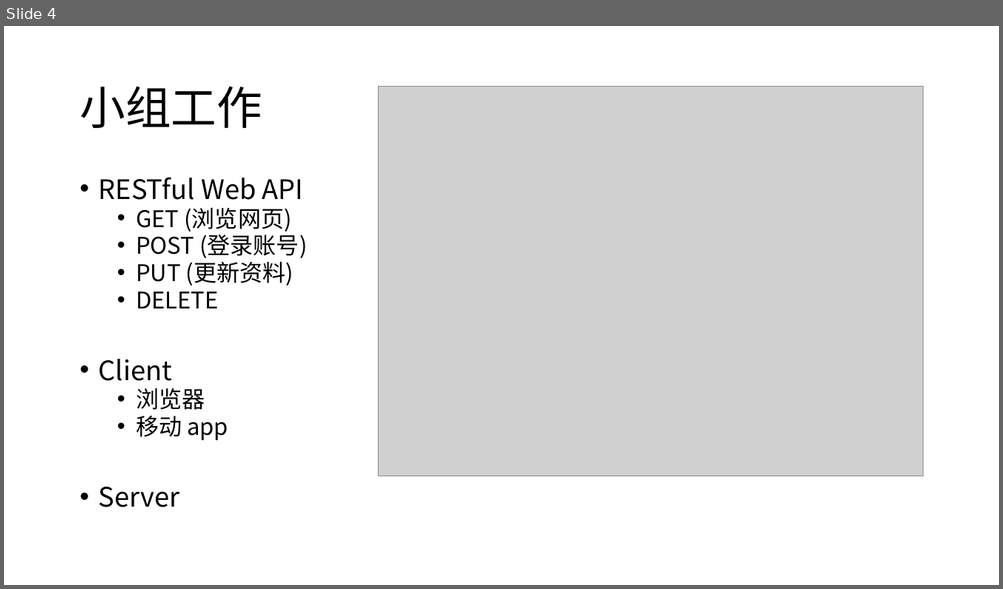
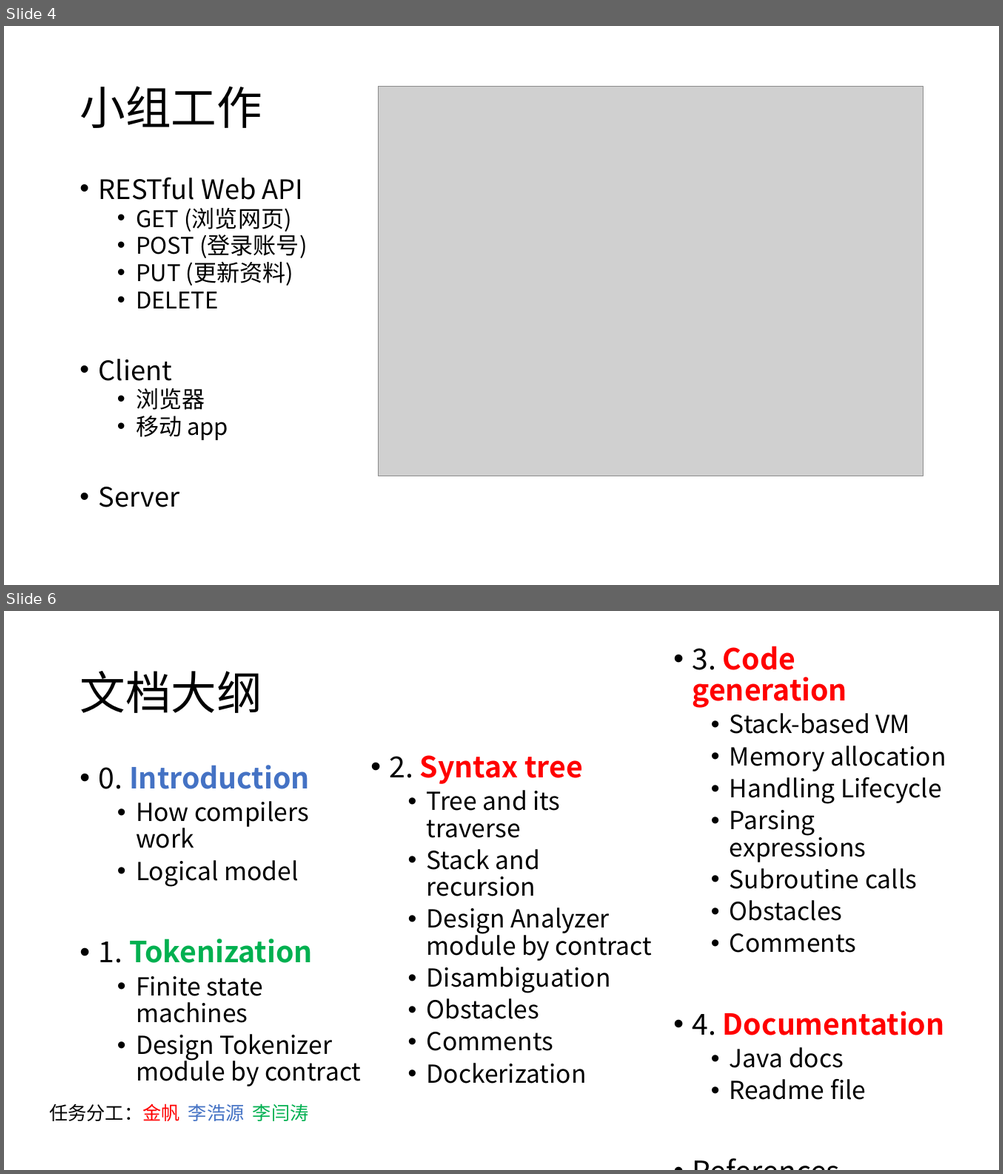
Before and after one commit to jisuansiwei2017/SDCT-2017-Fall, a slide deck: weekly_report/group2/第7周汇报.pptx. Shown one above the other, each under a label of ours: slide 4 before the commit, slides 4 and 6 after it; the slides between them are not shown. The pictures are 1003x589 and 1003x1174 pixels, drawn with LibreOffice and Linux fonts; fonts in the diff are those of the drawing; grey boxes stand for pictures. Boxes give left, top, right and bottom in pixels: in the first picture for what was removed or moved away, otherwise in the second. Text is boxed around its words. In the diff, an @@ line names an element or a change of style, - is before the commit and + after.

Commit message:
add 文档大纲 in slides, group 2

```diff
--- a/weekly_report/group2/第7周汇报.pptx
+++ b/weekly_report/group2/第7周汇报.pptx
@@ slide 6 added at (4, 611, 999, 1170), background #FFFFFF @@
@@ text added at (692, 646, 945, 1100), 24 pt, text #000000 @@
+• 3. Code generation
+  • Stack-based VM
+  • Memory allocation
+  • Handling Lifecycle
+  • Parsing expressions
+  • Subroutine calls
+  • Obstacles
+  • Comments
+• 4. Documentation
+  • Java docs
+  • Readme file
+• References
@@ title added at (79, 671, 262, 713), 44 pt, text #000000 @@
+文档大纲
@@ text added at (99, 765, 361, 1087), 24 pt, text #000000 @@
+• 0. Introduction
+  • How compilers work
+  • Logical model
+• 1. Tokenization
+  • Finite state machines
+  • Design Tokenizer module by contract
@@ text added at (389, 755, 652, 1084), 24 pt, text #000000 @@
+• 2. Syntax tree
+  • Tree and its traverse
+  • Stack and recursion
+  • Design Analyzer module by contract
+  • Disambiguation
+  • Obstacles
+  • Comments
+  • Dockerization
@@ text added at (49, 1104, 309, 1122), 18 pt, text #000000 @@
+任务分工：金帆 李浩源 李闫涛
```
Also in this commit, not shown: 1 slide changed.
